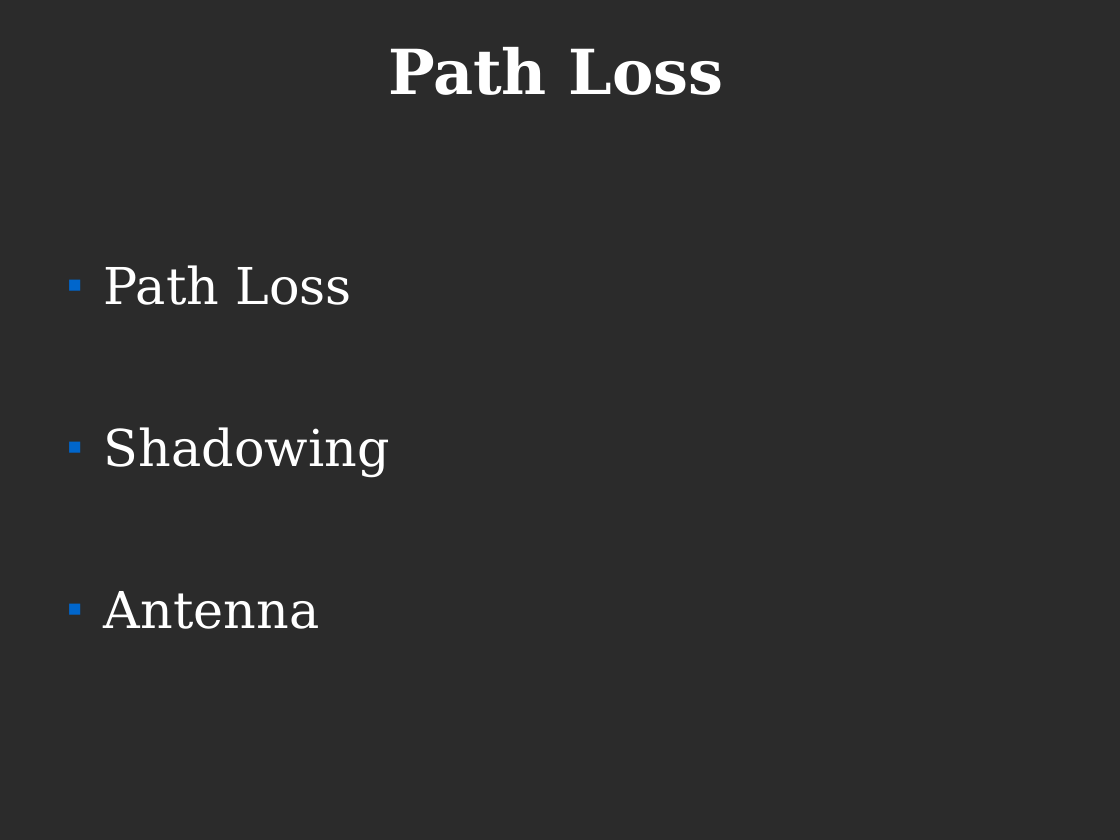
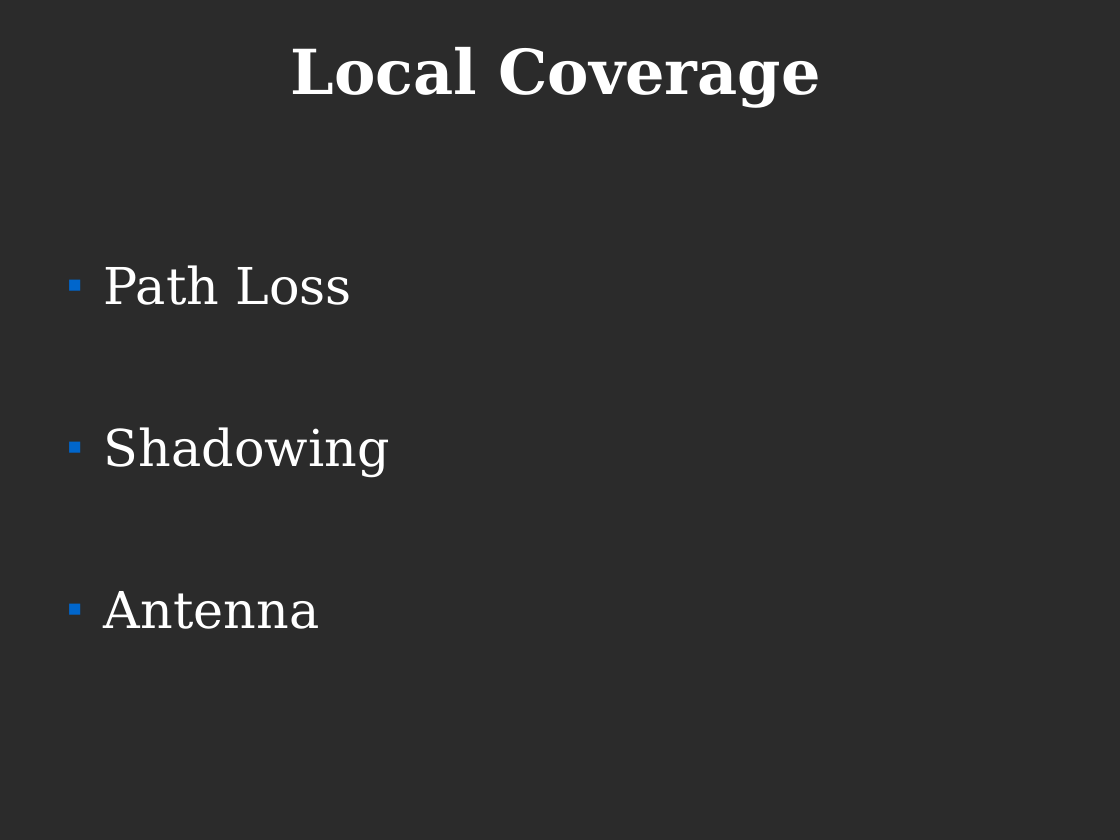
Before and after one commit to Varlorg/anglais, a slide deck: slide 6 of prezzz.odp. Drawn at 1120x840 pixels with LibreOffice and Linux fonts; fonts in the diff are those of the drawing; background and template pictures are left out; a plain dark background stands for a picture behind light text. Boxes give left, top, right and bottom in pixels: in the first picture for what was removed or moved away, otherwise in the second. Text is boxed around its words. In the diff, an @@ line names an element or a change of style, - is before the commit and + after.

```diff
--- a/prezzz.odp
+++ b/prezzz.odp
@@ title at [290, 47, 821, 108]: text changed @@
-Path Loss
+Local Coverage
```
Also in this commit, not shown: 1 other file.
